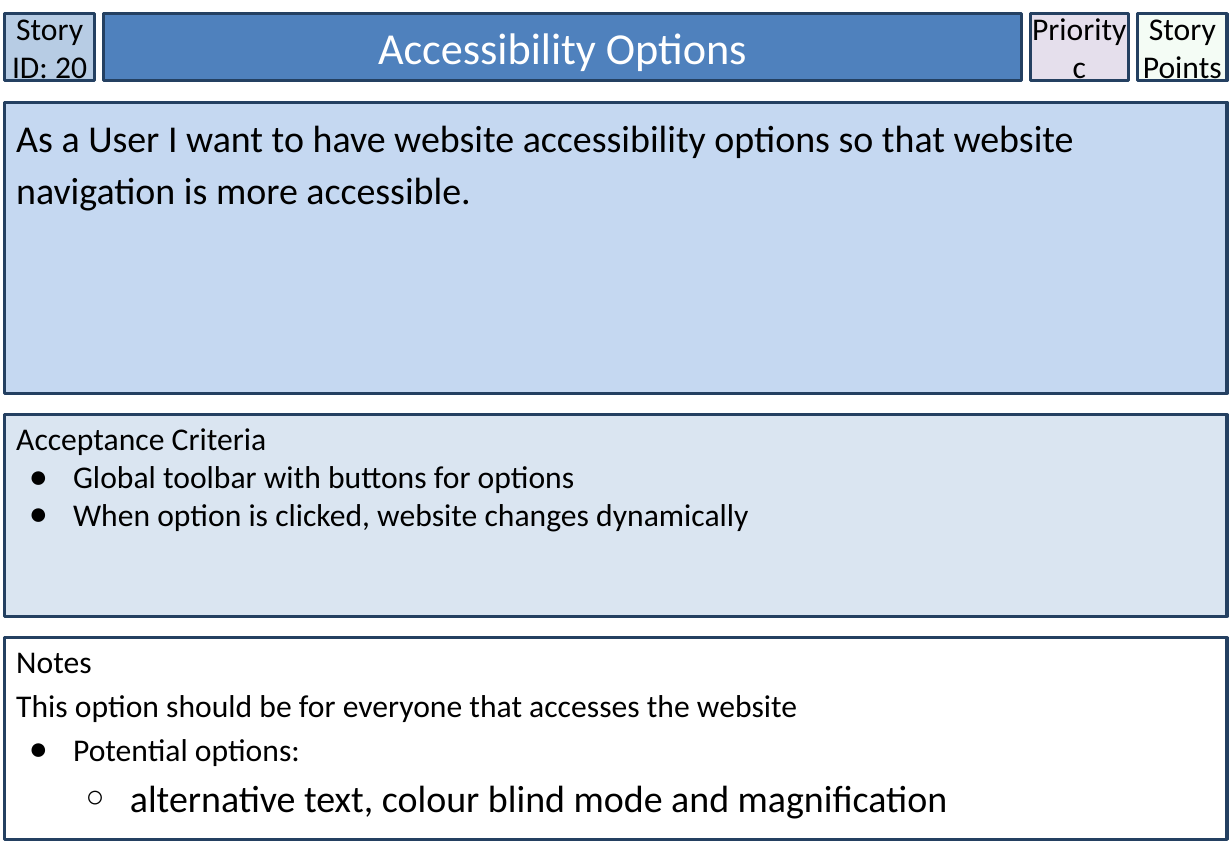
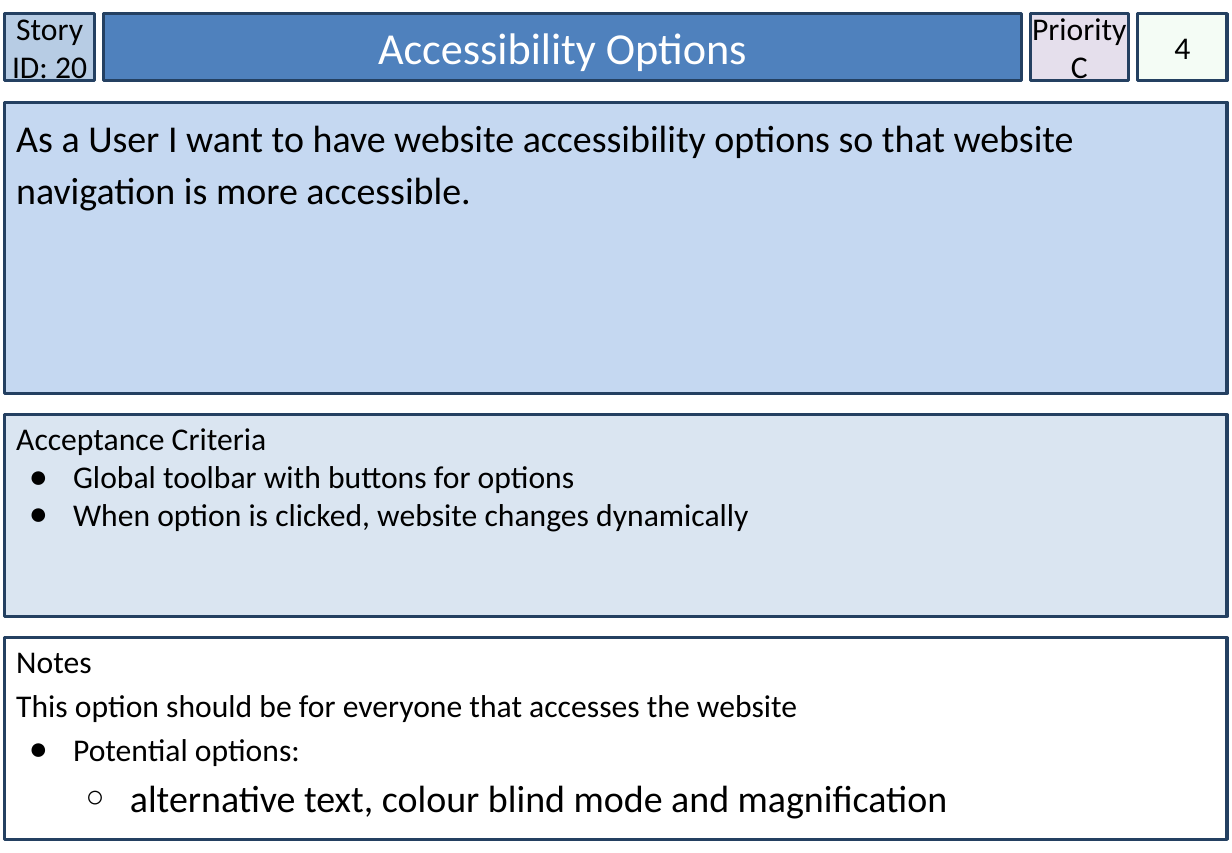
Before and after one commit to lowejosh/Django-landmarks, a slide deck: slide 21 of Story Cards.pptx. Drawn at 1232x853 pixels with LibreOffice and Linux fonts; fonts in the diff are those of the drawing. Boxes give left, top, right and bottom in pixels: in the first picture for what was removed or moved away, otherwise in the second. Text is boxed around its words. In the diff, an @@ line names an element or a change of style, - is before the commit and + after.

```diff
--- a/Story Cards.pptx
+++ b/Story Cards.pptx
@@ text in rectangle at (1071, 57, 1088, 82): text changed @@
-c
+C
@@ text in rectangle at (1174, 38, 1190, 59): text changed @@
-Story Points
+4
```
Also in this commit, not shown: 29 other slides changed, 2 other files.
